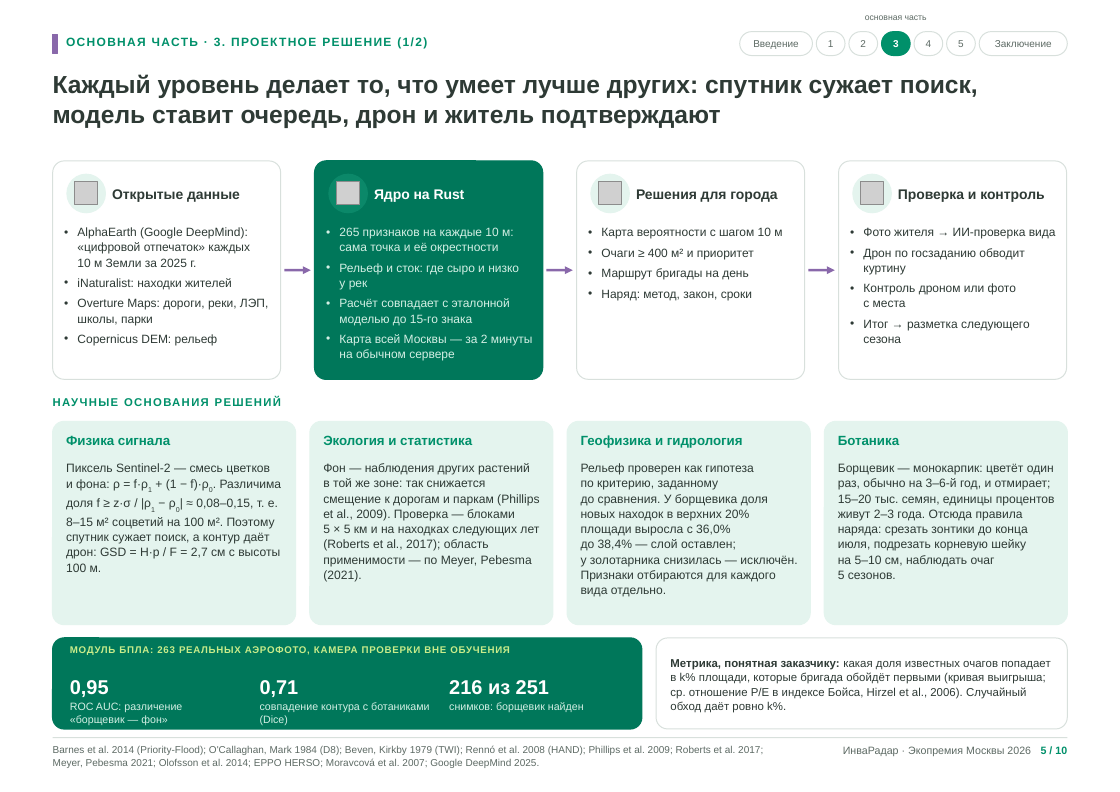
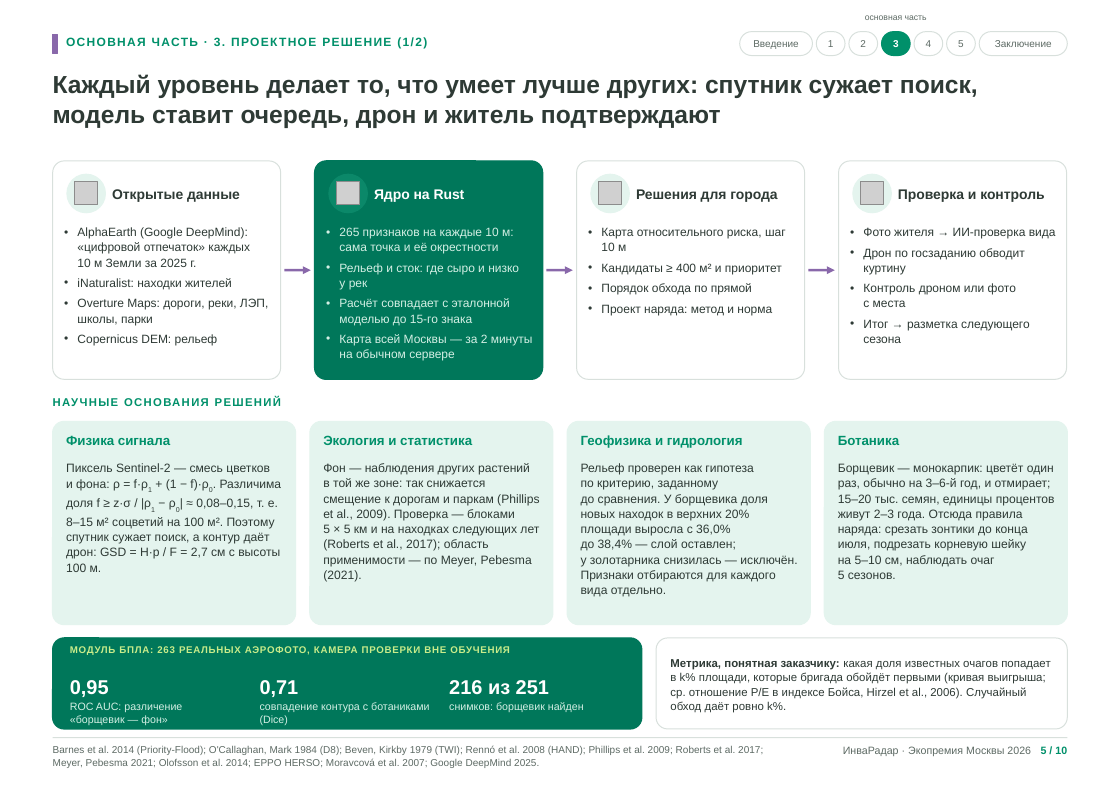
Before and after one commit to KonkovDV/InvaRadar, a slide deck: slide 5 of presentation/InvaRadar_Ecopremia2026_podacha.pptx. Drawn at 1120x792 pixels with LibreOffice and Linux fonts; fonts in the diff are those of the drawing; grey boxes stand for pictures; background and template pictures are left out. Boxes give left, top, right and bottom in pixels: in the first picture for what was removed or moved away, otherwise in the second. Text is boxed around its words. In the diff, an @@ line names an element or a change of style, - is before the commit and + after.

```diff
--- a/presentation/InvaRadar_Ecopremia2026_podacha.pptx
+++ b/presentation/InvaRadar_Ecopremia2026_podacha.pptx
@@ text at [601, 227, 786, 315]: text changed @@
-• Карта вероятности с шагом 10 м
-• Очаги ≥ 400 м² и приоритет
-• Маршрут бригады на день
-• Наряд: метод, закон, сроки
+• Карта относительного риска, шаг 10 м
+• Кандидаты ≥ 400 м² и приоритет
+• Порядок обхода по прямой
+• Проект наряда: метод и норма
```
Also in this commit, not shown: 9 other slides changed, 5 other files.
